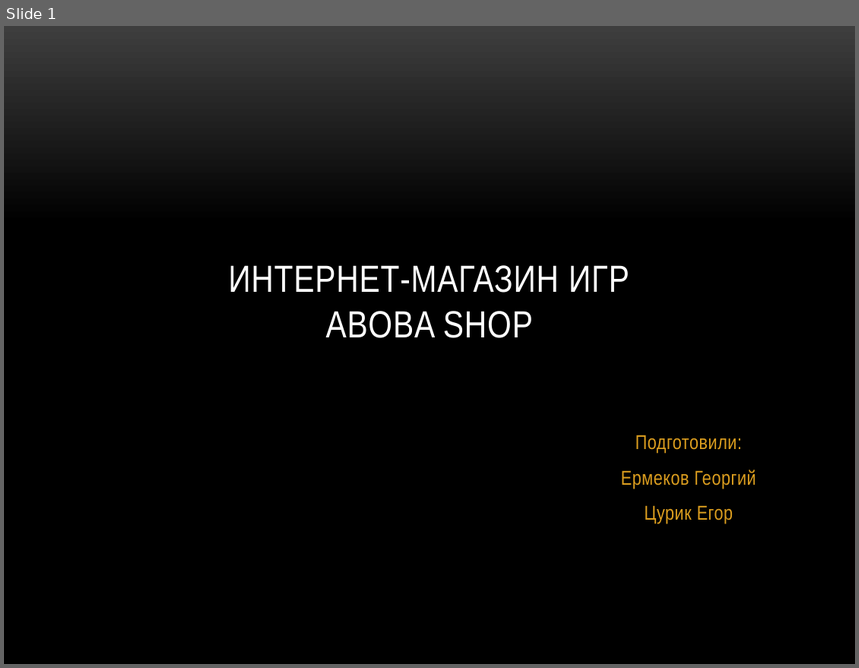
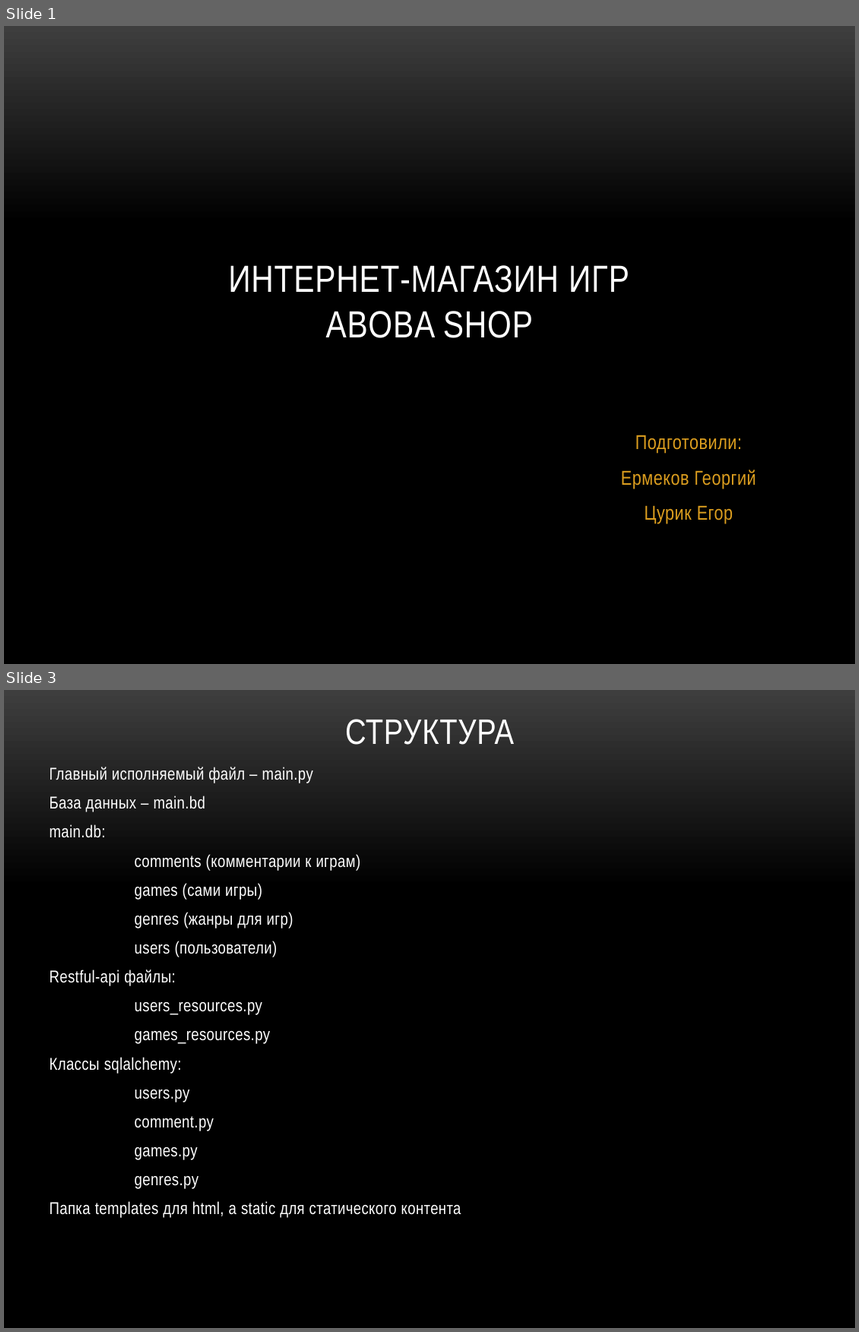
Before and after one commit to Lidne/flask_project, a slide deck: presentation.pptx. Shown one above the other, each under a label of ours: slide 1 before the commit, slides 1 and 3 after it; the slides between them are not shown. The pictures are 859x668 and 859x1332 pixels, drawn with LibreOffice and Linux fonts; fonts in the diff are those of the drawing; background and template pictures are left out. Boxes give left, top, right and bottom in pixels: in the first picture for what was removed or moved away, otherwise in the second. Text is boxed around its words. In the diff, an @@ line names an element or a change of style, - is before the commit and + after.

```diff
--- a/presentation.pptx
+++ b/presentation.pptx
@@ slide 3 added at (4,690,855,1328), background picture (left out) @@
@@ title added at (345,719,514,745), 30 pt, text #FFFFFF @@
+СТРУКТУРА
@@ text added at (50,767,462,1218), 14.4 pt, text #FFFFFF @@
+Главный исполняемый файл – main.py
+База данных – main.bd
+main.db:
+comments (комментарии к играм)
+games (сами игры)
+genres (жанры для игр)
+users (пользователи)
+Restful-api файлы:
+users_resources.py
+games_resources.py
+Классы sqlalchemy:
+users.py
+comment.py
+games.py
+genres.py
+Папка templates для html, а static для статического контента
```
Also in this commit, not shown: 1 slide changed, 2 other slides added, 6 other files.
